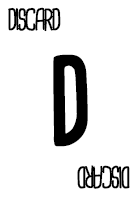
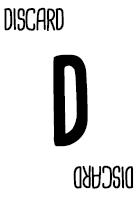
Layers edited between the first and the second 140 x 200 image:
renamed "discard copy" to "discard", painted on it over (73, 165, 134, 189)
painted on "discard" (2nd of 2) over (4, 7, 64, 32)
